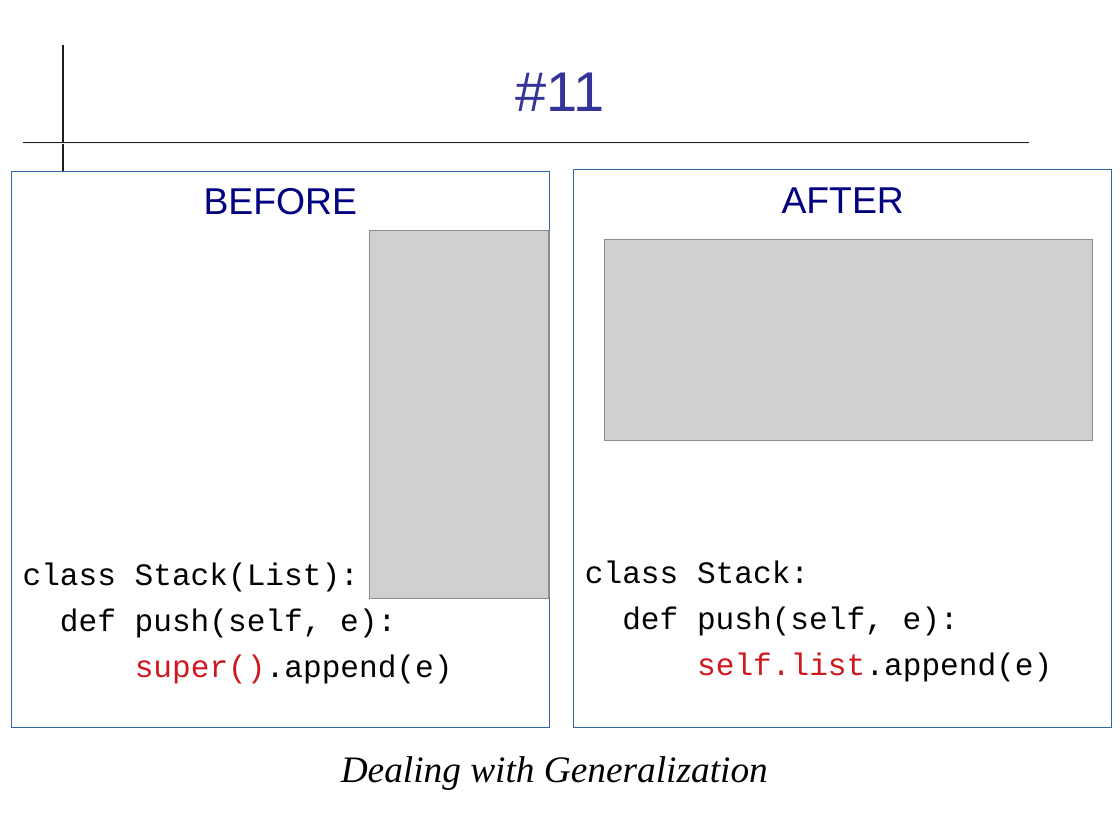
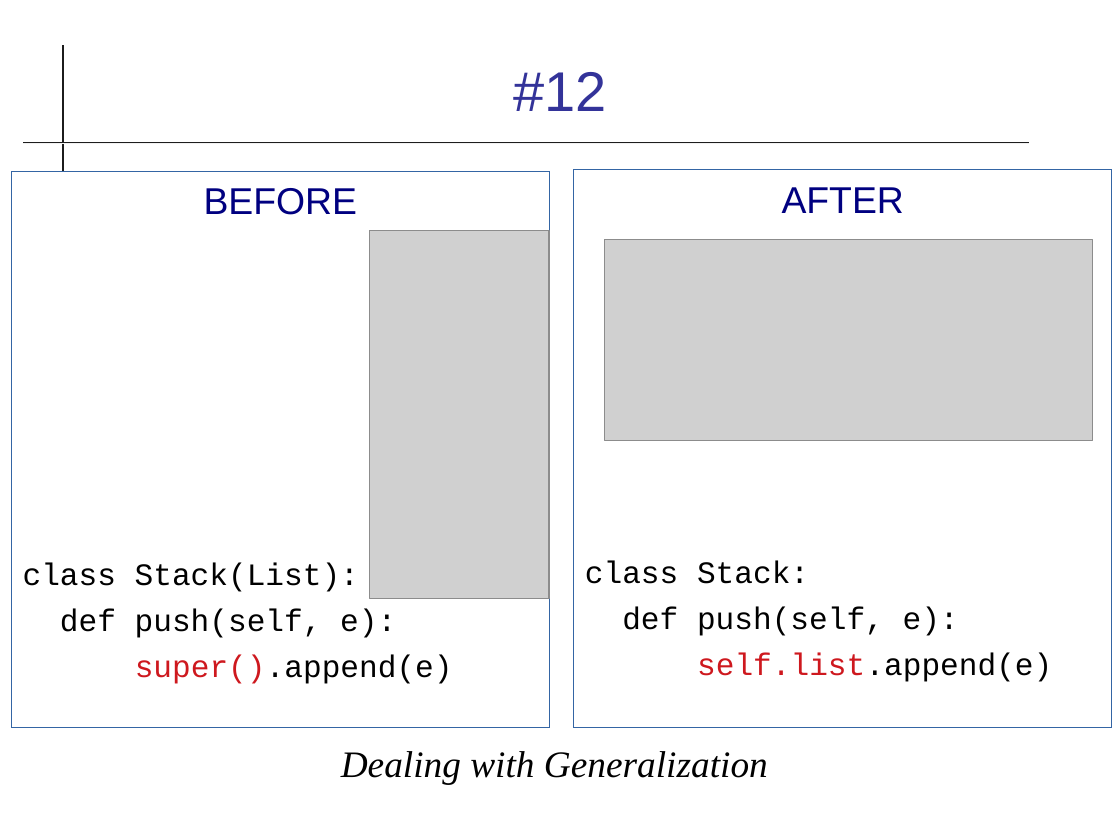
Before and after one commit to cpske/ISP, a slide deck: slide 13 of refactoring/Refactoring-Review.odp (slide 12 before the commit). Drawn at 1120x840 pixels with LibreOffice and Linux fonts; fonts in the diff are those of the drawing; grey boxes stand for pictures. Boxes give left, top, right and bottom in pixels: in the first picture for what was removed or moved away, otherwise in the second. Text is boxed around its words. In the diff, an @@ line names an element or a change of style, - is before the commit and + after.

```diff
--- a/refactoring/Refactoring-Review.odp
+++ b/refactoring/Refactoring-Review.odp
@@ title at bbox=[513, 72, 606, 111]: text changed @@
-#11
+#12
@@ text "Dealing with Generalization": place and size @@
-text "Dealing with Generalization" at bbox=[341, 756, 768, 789]
+text "Dealing with Generalization" at bbox=[341, 751, 768, 784]
```
Also in this commit, not shown: 15 other slides changed, 3 slides added, 1 slide removed, 6 other files.
